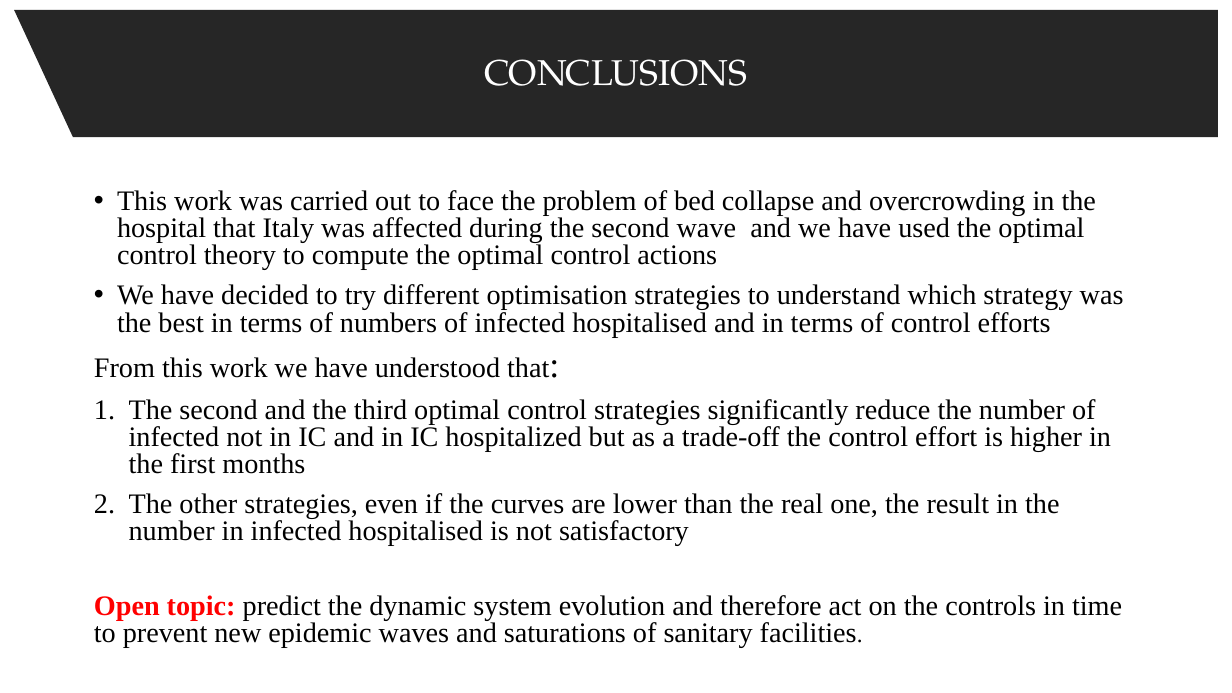
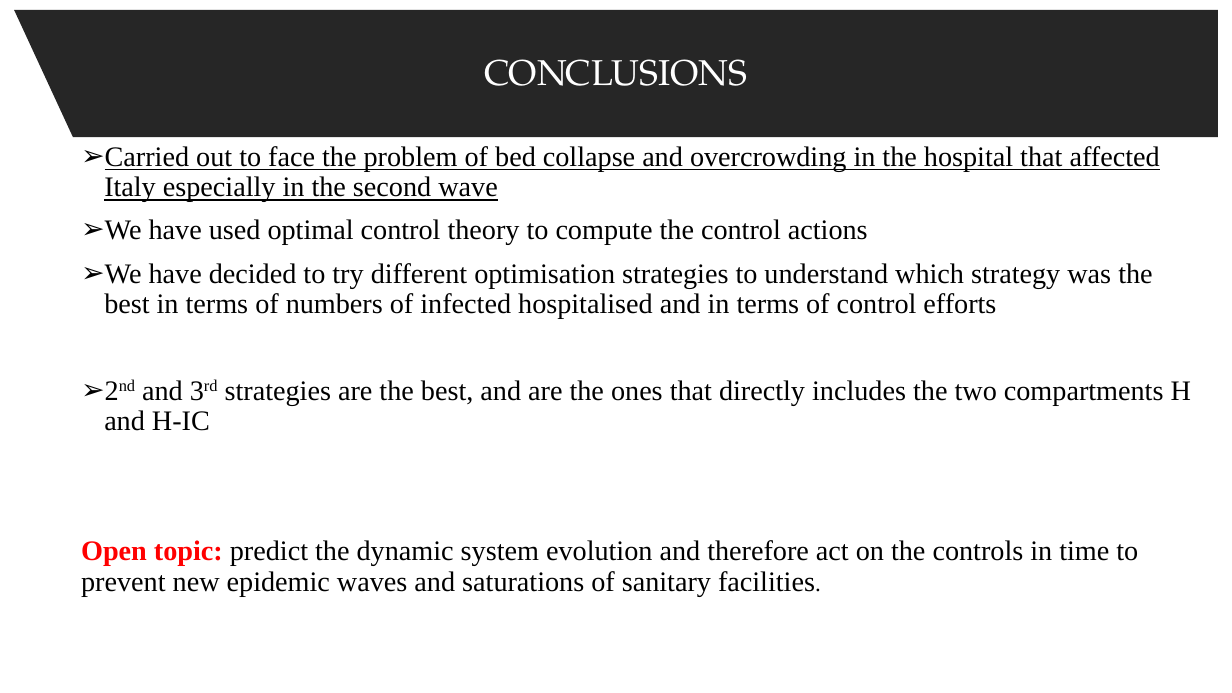
Before and after one commit to spbisc97/covid-optimal-control, a slide deck: slide 21 of Documents/Optimal control strategies to prevent the hospital beds collapse during COVID-19 outbreak.pptx. Drawn at 1232x693 pixels with LibreOffice and Linux fonts; fonts in the diff are those of the drawing. Boxes give left, top, right and bottom in pixels: in the first picture for what was removed or moved away, otherwise in the second. Text is boxed around its words. In the diff, an @@ line names an element or a change of style, - is before the commit and + after.

```diff
--- a/Documents/Optimal control strategies to prevent the hospital beds collapse during COVID-19 outbreak.pptx
+++ b/Documents/Optimal control strategies to prevent the hospital beds collapse during COVID-19 outbreak.pptx
@@ text "Carried out to face the ...": place and size @@
-text "Carried out to face the ..." at [94, 190, 1124, 647]
+text "Carried out to face the ..." at [81, 146, 1191, 596]
@@ text at [104, 146, 1160, 245]: text changed @@
-• This work was carried out to face the problem of bed collapse and overcrowding in the hospital that Italy was affected during the second wave and we have used the optimal control theory to compute the optimal control actions
+➢ Carried out to face the problem of bed collapse and overcrowding in the hospital that affected Italy especially in the second wave
+➢ We have used optimal control theory to compute the control actions
@@ text at [81, 263, 1152, 596]: bullet • to ➢; line spacing 0.8 to 0.9 @@
@@ text at [104, 380, 1191, 431]: text changed @@
-From this work we have understood that:
-1. The second and the third optimal control strategies significantly reduce the number of infected not in IC and in IC hospitalized but as a trade-off the control effort is higher in the first months
-2. The other strategies, even if the curves are lower than the real one, the result in the number in infected hospitalised is not satisfactory
+➢ 2nd and 3rd strategies are the best, and are the ones that directly includes the two compartments H and H-IC
```
Also in this commit, not shown: 6 other slides changed.
